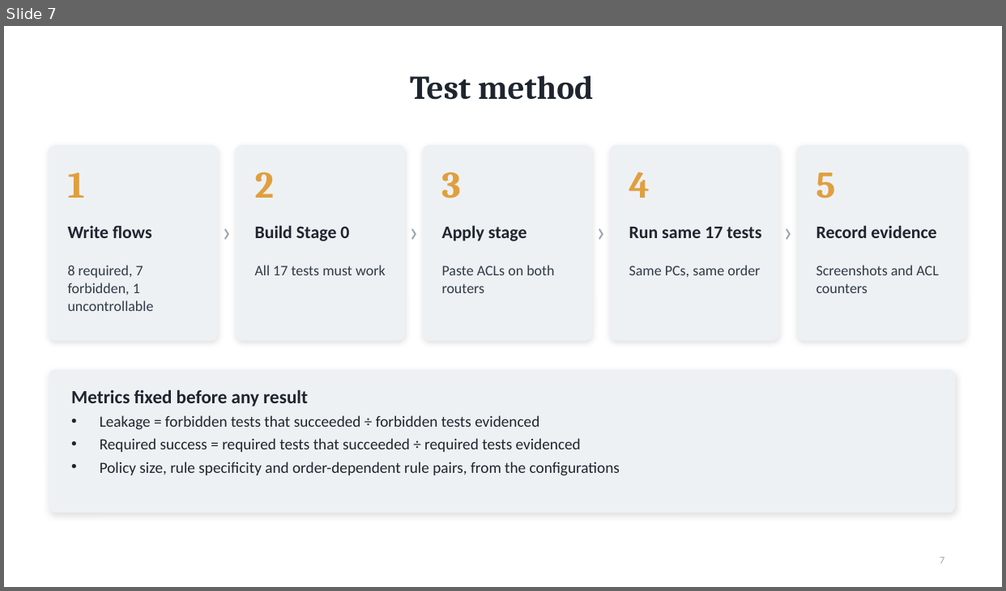
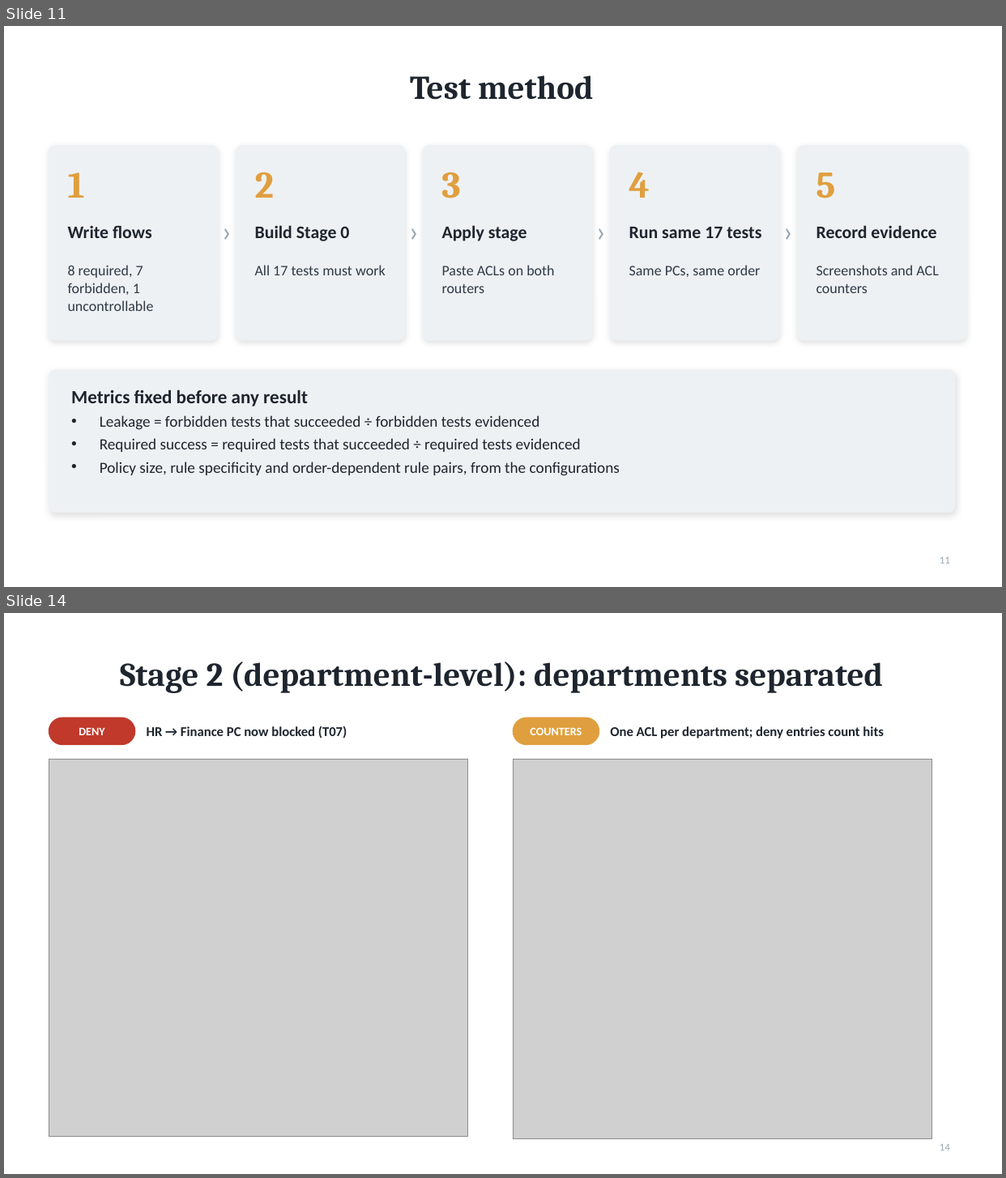
Before and after one commit to darshanpvt007-afk/firewall-policy-complexity-case-study, a slide deck: report/case-study-presentation.pptx. Shown one above the other, each under a label of ours: slide 7 before the commit, slides 11 and 14 after it; the slides between them are not shown. The pictures are 1006x591 and 1006x1178 pixels, drawn with LibreOffice and Linux fonts; fonts in the diff are those of the drawing; grey boxes stand for pictures. Boxes give left, top, right and bottom in pixels: in the first picture for what was removed or moved away, otherwise in the second. Text is boxed around its words. In the diff, an @@ line names an element or a change of style, - is before the commit and + after.

```diff
--- a/report/case-study-presentation.pptx
+++ b/report/case-study-presentation.pptx
@@ slide 14 added at <box>4,613,1002,1174</box>, background #FFFFFF @@
@@ title added at <box>120,662,883,693</box>, 32 pt, text #1E252E, bold @@
+Stage 2 (department-level): departments separated
@@ rounded rectangle added at <box>49,717,135,745</box>, fill #C0392B, outline #C0392B 1 pt @@
@@ text added at <box>79,728,104,735</box>, 11 pt, text #FFFFFF, bold @@
+DENY
@@ text added at <box>147,726,347,739</box>, 13 pt, text #1E252E, bold @@
+HR → Finance PC now blocked (T07)
@@ rounded rectangle added at <box>513,717,599,745</box>, fill #E09F3E, outline #E09F3E 1 pt @@
@@ text added at <box>530,727,582,735</box>, 11 pt, text #FFFFFF, bold @@
+COUNTERS
@@ text added at <box>610,726,883,739</box>, 13 pt, text #1E252E, bold @@
+One ACL per department; deny entries count hits
@@ picture added at <box>49,759,468,1137</box> @@
@@ picture added at <box>513,759,932,1139</box> @@
@@ page number added at <box>940,1144,950,1151</box>, 10 pt, text #98A6B3 @@
+14
@@ what was slide 7 is now slide 11 @@
@@ page number at <box>940,557,950,564</box>: text changed @@
-7
+11
```
Also in this commit, not shown: 1 slide changed, 9 other slides added, 2 other files.
